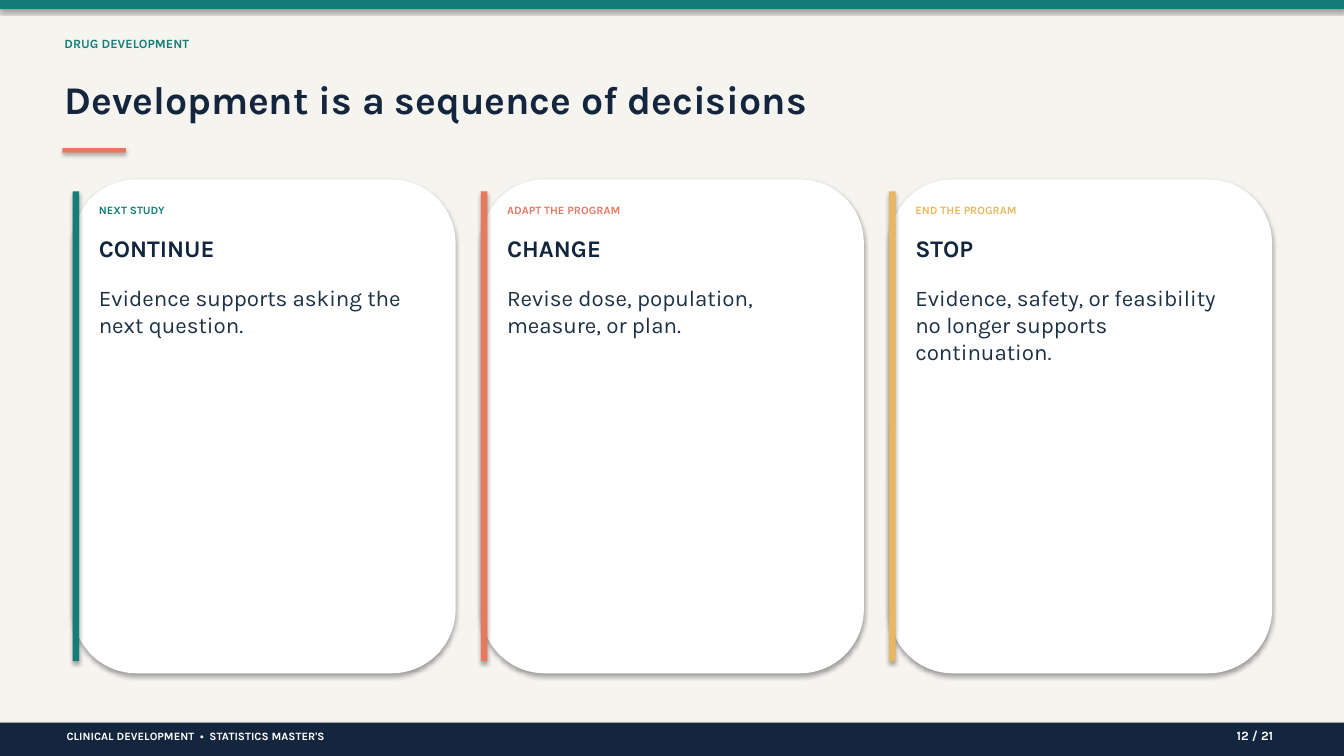
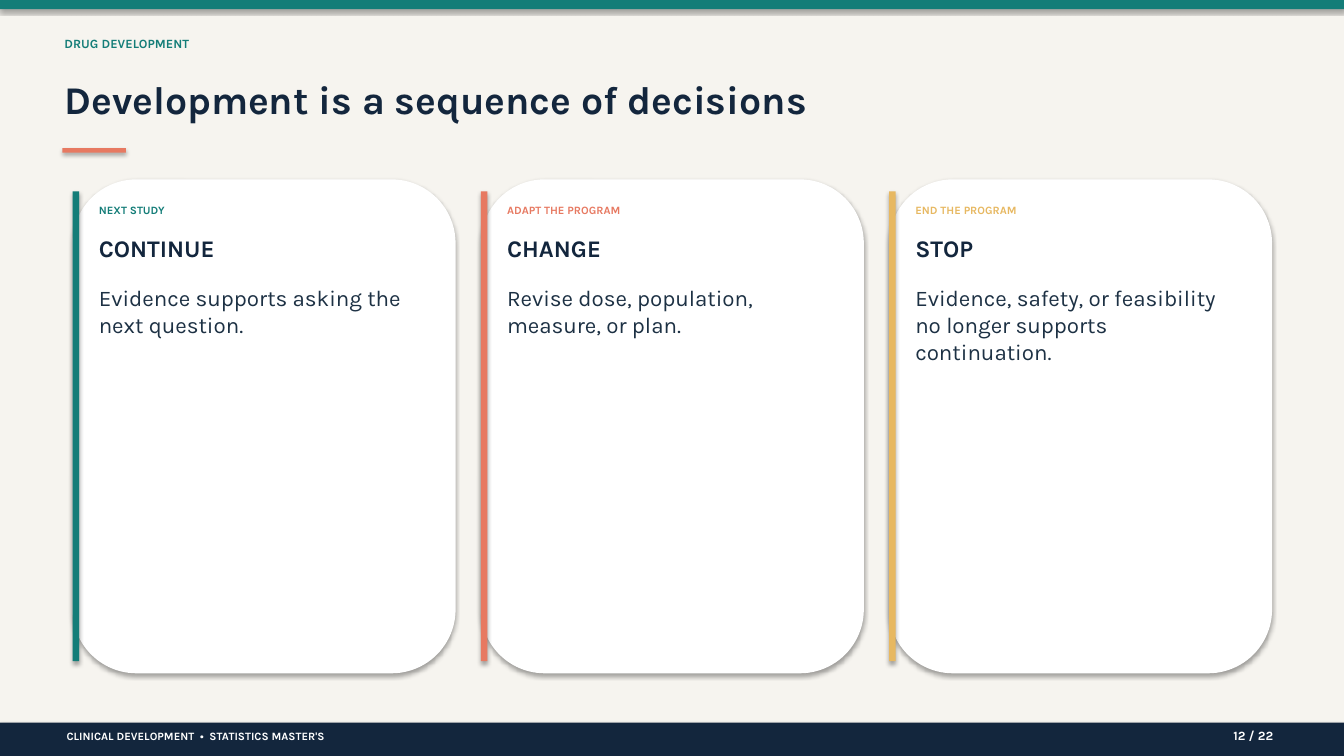
Before and after one commit to drweihungpan-lab/clinical-data-teaching, a slide deck: slide 12 of slides/powerpoint/session-1-clinical-trials.pptx. Drawn at 1344x756 pixels with LibreOffice and Linux fonts; fonts in the diff are those of the drawing. Boxes give left, top, right and bottom in pixels: in the first picture for what was removed or moved away, otherwise in the second. Text is boxed around its words. In the diff, an @@ line names an element or a change of style, - is before the commit and + after.

```diff
--- a/slides/powerpoint/session-1-clinical-trials.pptx
+++ b/slides/powerpoint/session-1-clinical-trials.pptx
@@ text at (x1=1233, y1=731, x2=1273, y2=740): text changed @@
-12 / 21
+12 / 22
```
Also in this commit, not shown: 18 other slides changed, 2 slides added, 1 slide removed, 4 other files.
